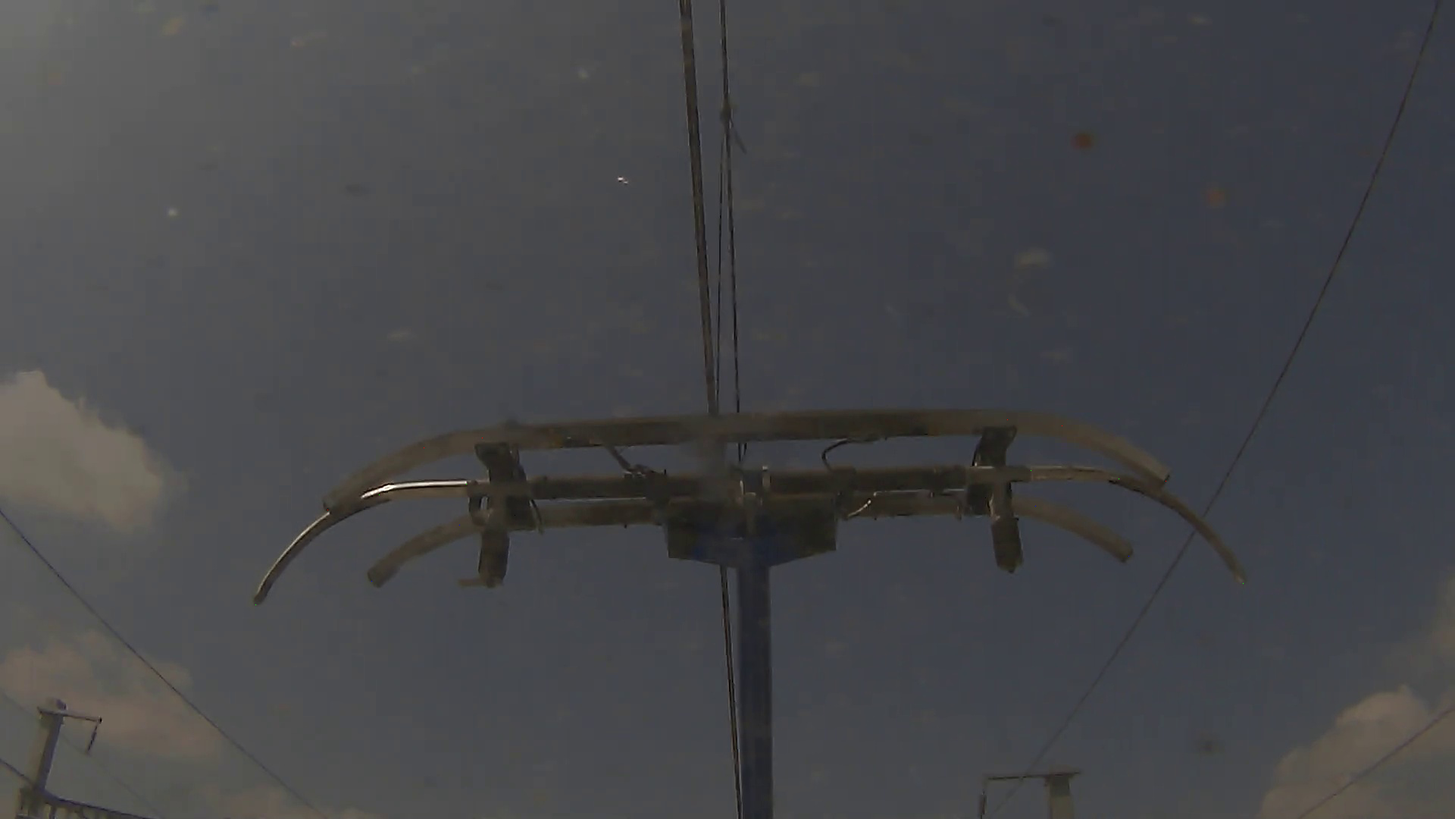
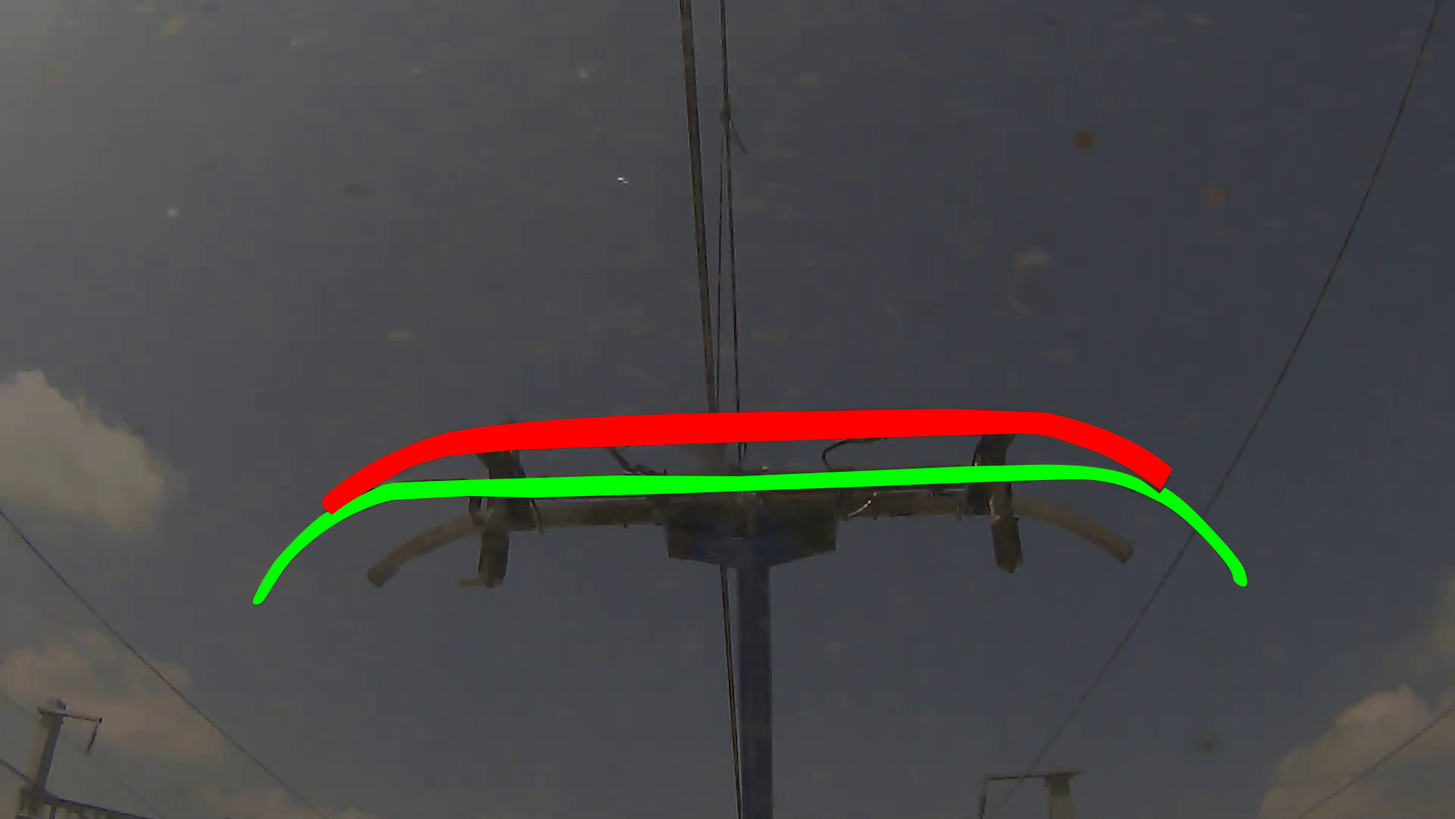
Two versions of the same layered image (1455×819). Layer-by-layer changes:
showed "mask" (1st of 3, in "front_bar") over [322, 408, 1173, 515]
showed "mask" (2nd of 3, in "middle_bar") over [252, 463, 1248, 605]
